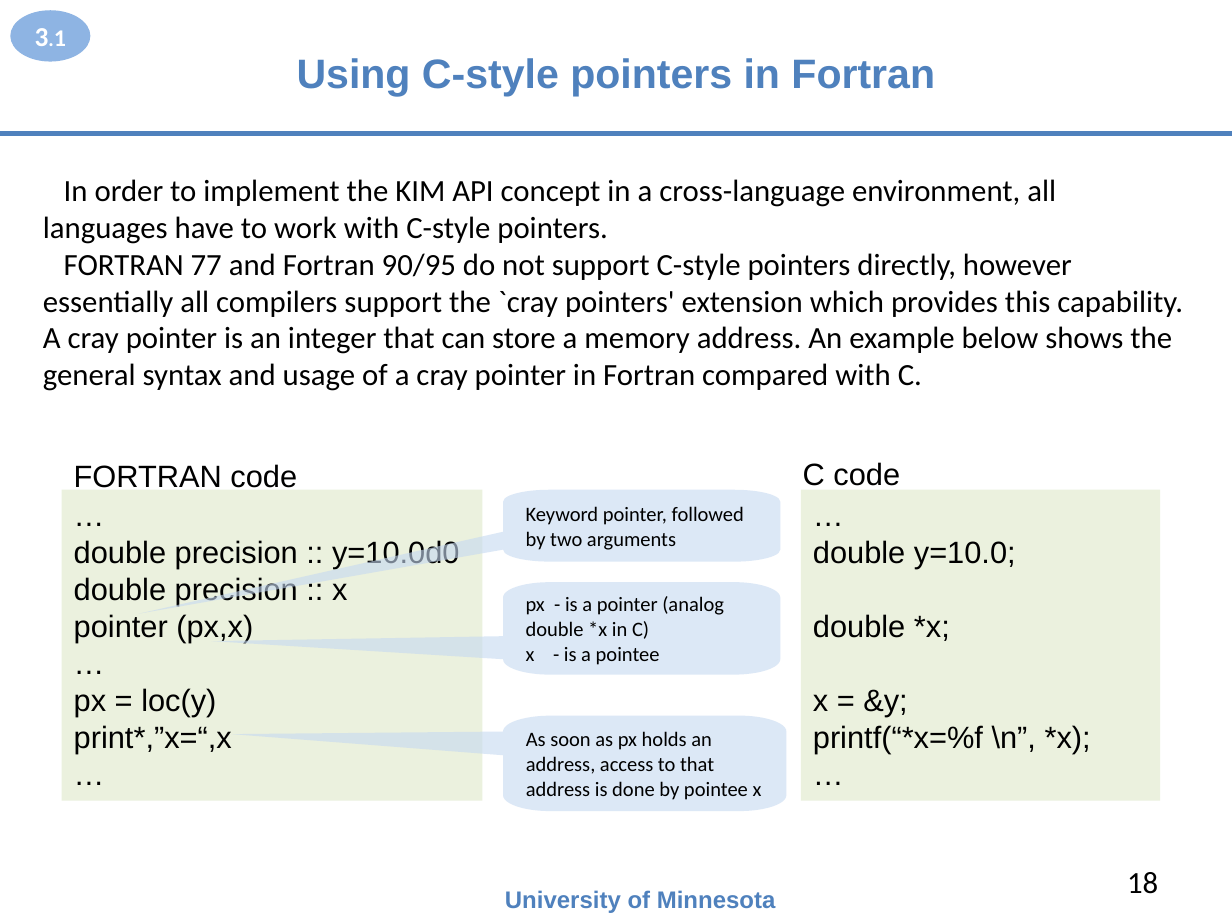
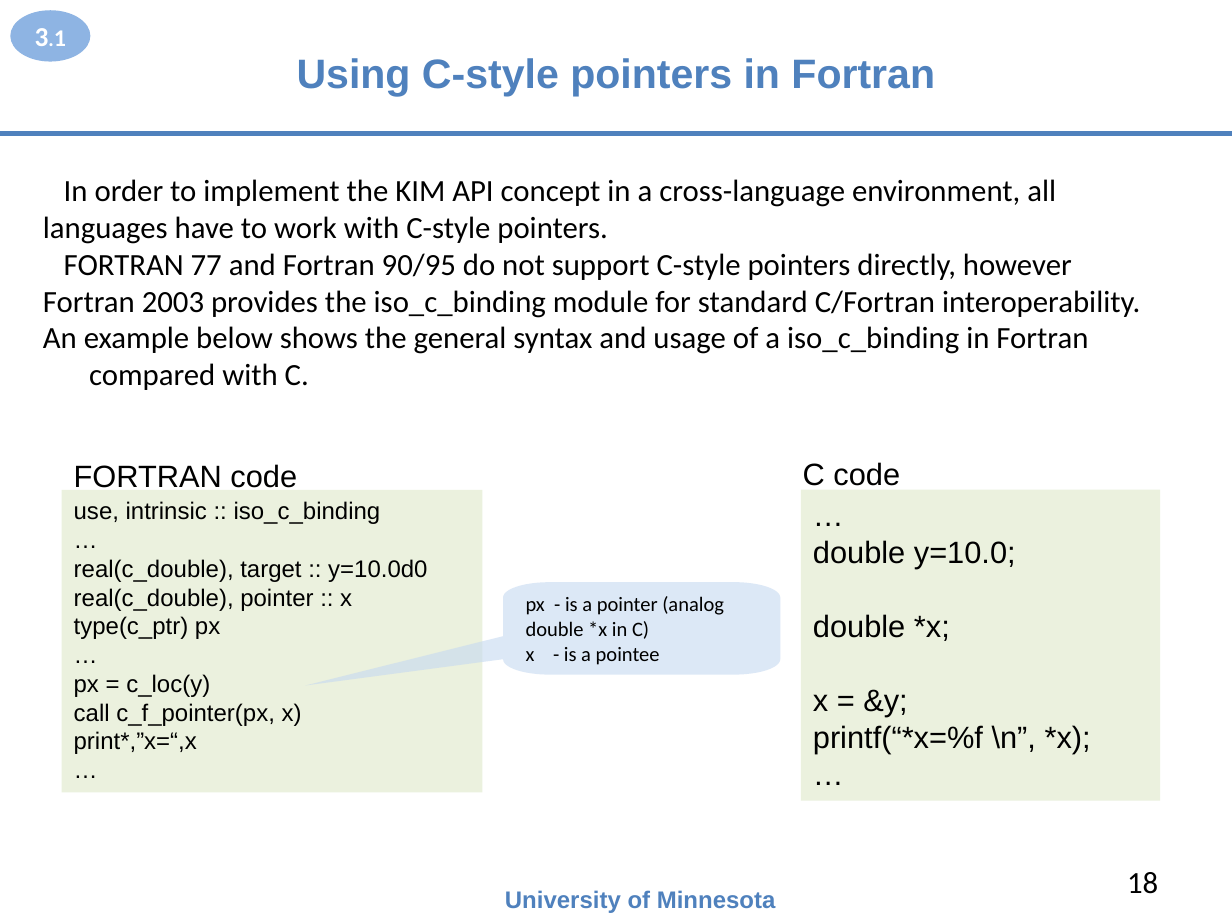
Before and after one commit to openkim/kim-api, a slide deck: slide 18 of DOCS/openkim-api-introduction.pptx. Drawn at 1232x924 pixels with LibreOffice and Linux fonts; fonts in the diff are those of the drawing. Boxes give left, top, right and bottom in pixels: in the first picture for what was removed or moved away, otherwise in the second. Text is boxed around its words. In the diff, an @@ line names an element or a change of style, - is before the commit and + after.

```diff
--- a/DOCS/openkim-api-introduction.pptx
+++ b/DOCS/openkim-api-introduction.pptx
@@ text at (43, 290, 1140, 390): text changed @@
-essentially all compilers support the `cray pointers' extension which provides this capability.
-A cray pointer is an integer that can store a memory address. An example below shows the
-general syntax and usage of a cray pointer in Fortran compared with C.
+Fortran 2003 provides the iso_c_binding module for standard C/Fortran interoperability.
+An example below shows the general syntax and usage of a iso_c_binding in Fortran compared with C.
@@ rectangle "use, intrinsic :: iso_c_binding": place and size @@
-rectangle "use, intrinsic :: iso_c_binding" at (62, 490, 483, 801)
+rectangle "use, intrinsic :: iso_c_binding" at (62, 490, 483, 793)
@@ text in rectangle at (74, 501, 381, 524): paragraph added @@
+use, intrinsic :: iso_c_binding
@@ freeform shape removed at (503, 490, 780, 562) @@
-Keyword pointer, followed by two arguments
@@ text in rectangle at (74, 559, 427, 639): text changed; size 18 to 14 pt @@
-double precision :: y=10.0d0
-double precision :: x
-pointer (px,x)
+real(c_double), target :: y=10.0d0
+real(c_double), pointer :: x
+type(c_ptr) px
@@ text in rectangle at (74, 674, 302, 726): text changed; size 18 to 14 pt @@
-px = loc(y)
+px = c_loc(y)
+call c_f_pointer(px, x)
@@ freeform shape removed at (503, 716, 786, 811) @@
-As soon as px holds an address, access to that address is done by pointee x
@@ text in rectangle at (74, 731, 197, 754): size 18 to 14 pt in "…", "…", "print*,”x=“,x", "…" @@
```
Also in this commit, not shown: 14 other slides changed, 1 slide removed, 25 other files.
